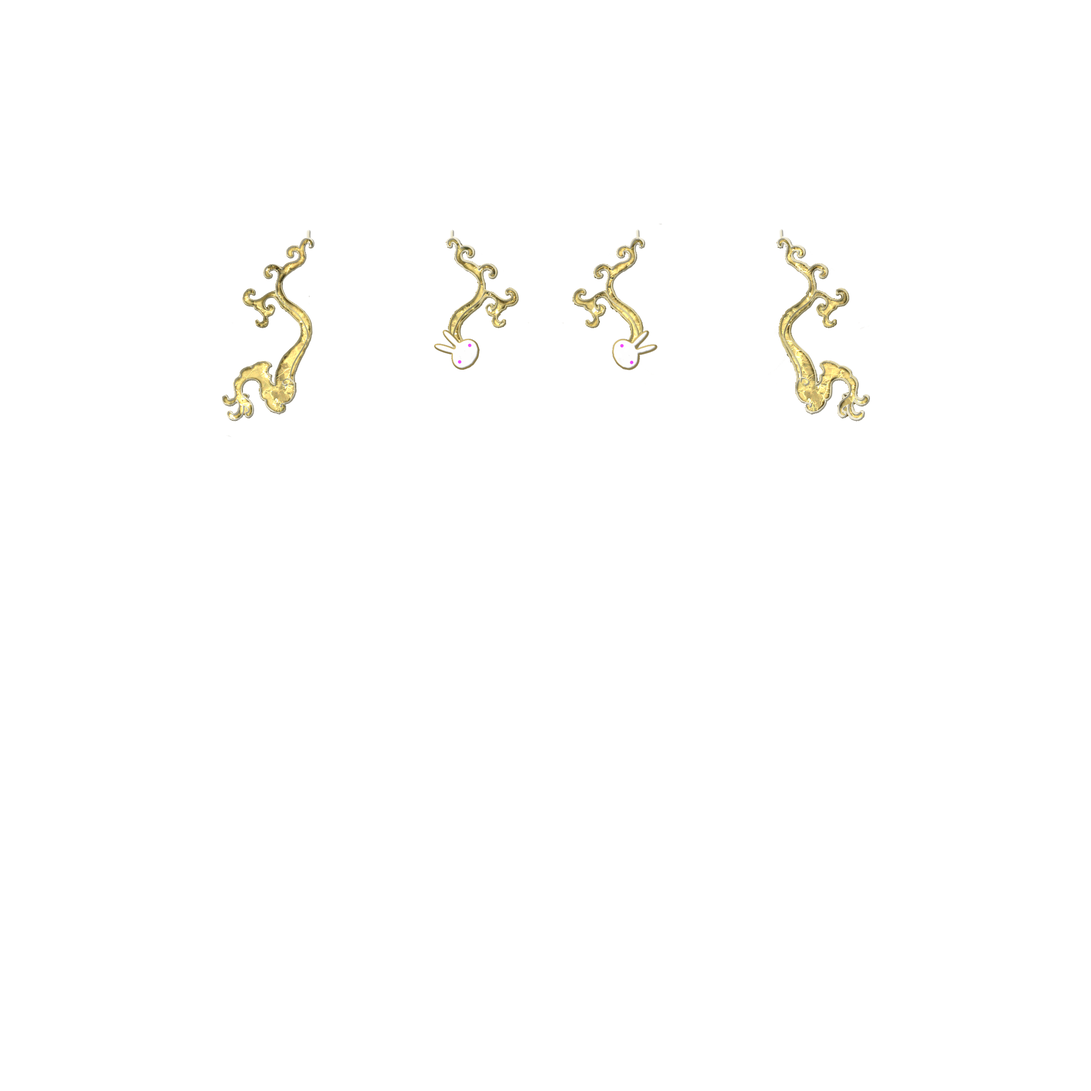
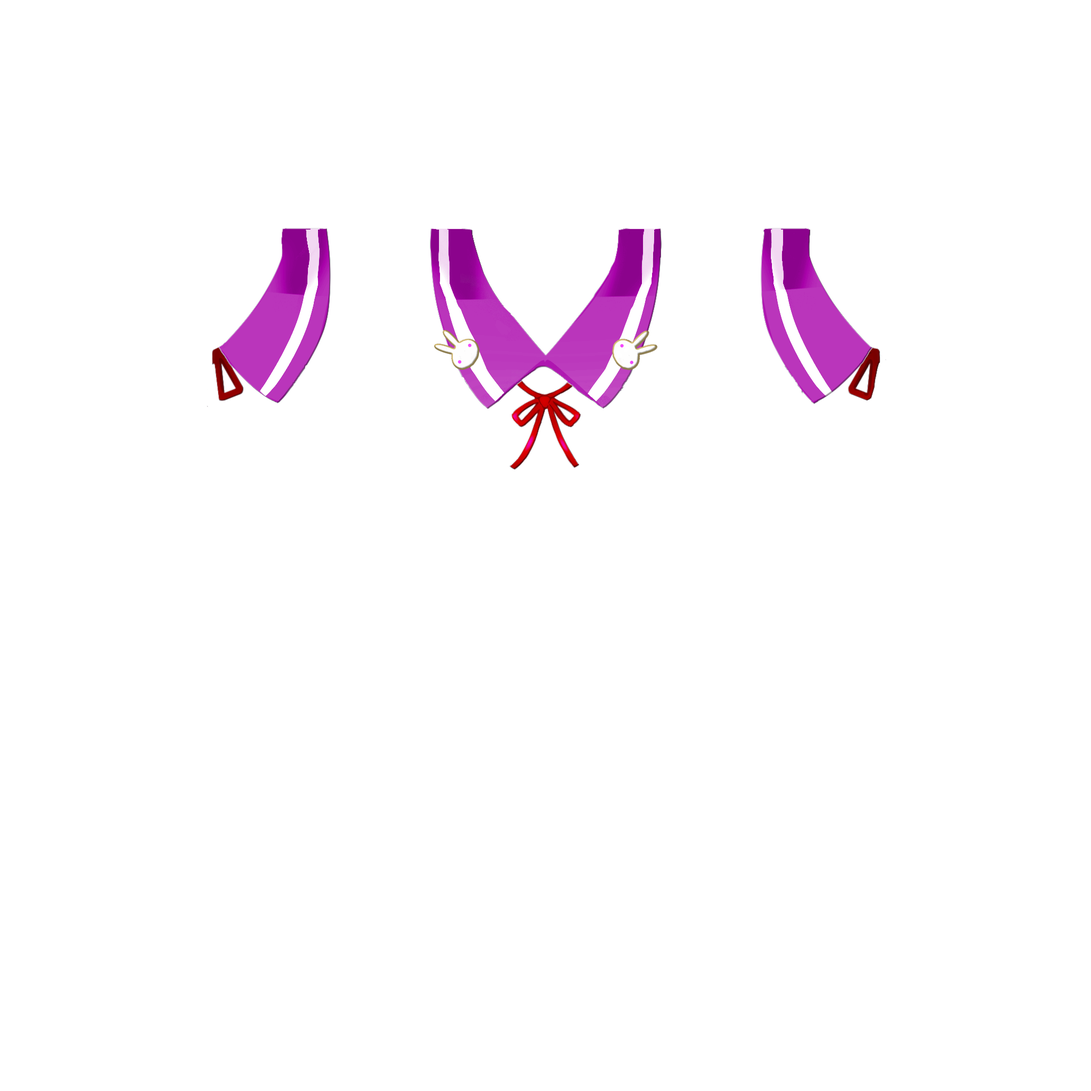
Layer changes from the first 1091x1091 image to the second:
showed "ribbon" over [206, 346, 887, 471]
hid "engrave" over [221, 223, 873, 438]
hid "bg" over [221, 223, 871, 438]
showed "Layer 2", painted on it over [206, 228, 887, 471]
showed "Layer 1" over [206, 228, 887, 471]
